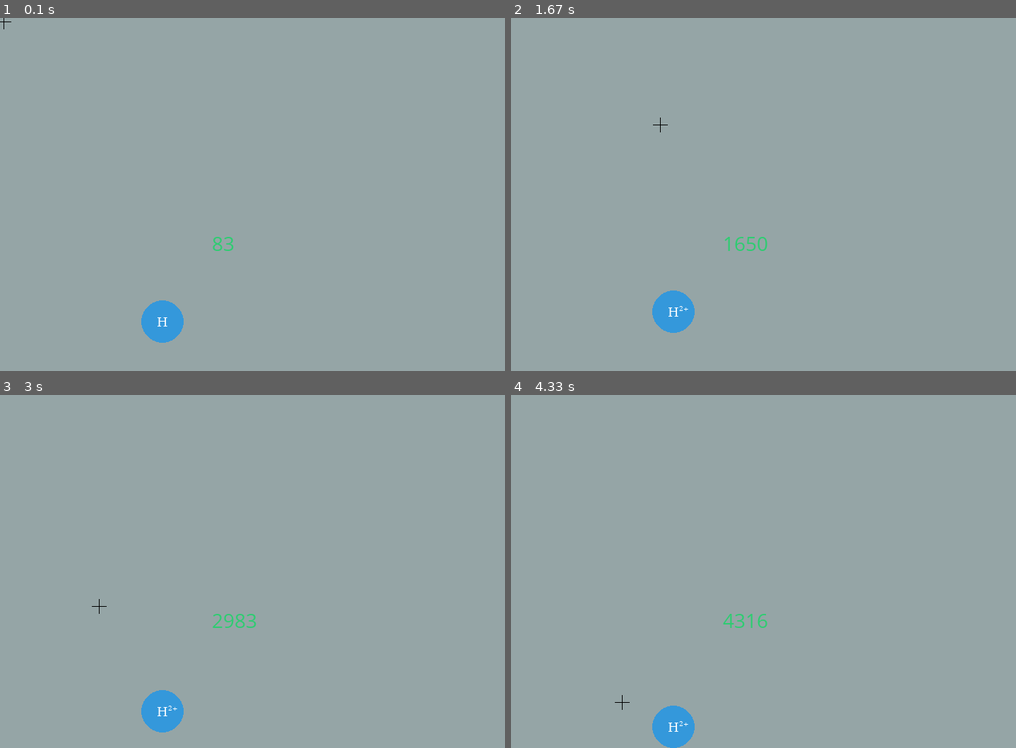
Above: before the commit, frames 1-4 (two rows, left to right).
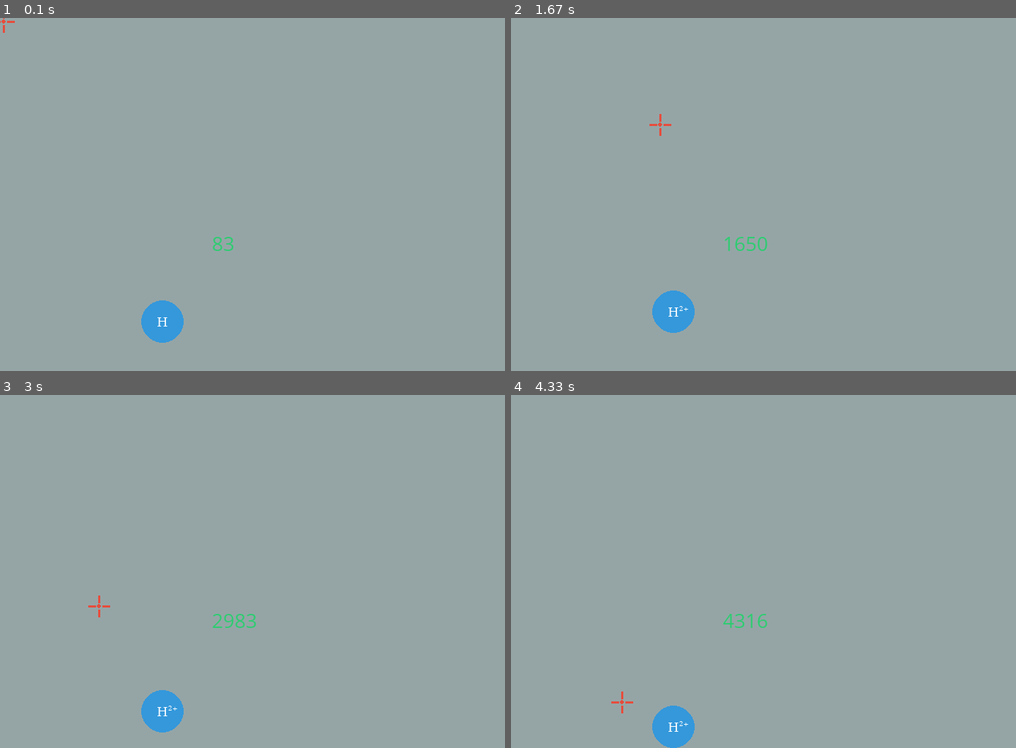
Above: after the commit, the same moments.

Repository: EdwGx/Asteroid-Pygame
Game: pygame game, started from MainGame.py
The game is run twice, just before and just after one commit, with the same random seed, the same clock (stepped at 60 frames per second) and the same inputs.
Inputs (mouse positions are in pixels of both pictures, inside the frame that each line leads up to):
- Up to frame 1 (0.1 s): no input
- Up to frame 2 (1.67 s): tap Space at 0.33, 0.73, 1.03 s; move the mouse to (657, 198) at 0.7 s; tap A at 0.82 s; click (1000, 318) at 1.22 s; click (662, 123) at 1.55 s
- Up to frame 3 (3 s): click (282, 613) at 1.88 s; click (202, 497) at 2.22 s; click (479, 663) at 2.55 s; click (101, 606) at 2.88 s
- Up to frame 4 (4.33 s): click (627, 504) at 3.22 s; click (662, 635) at 3.55 s; click (995, 652) at 3.88 s; click (622, 702) at 4.22 s

The runs differ from the first frame. In frame 1, less than 0.1% of the frame differs, in the area x 0-3%, y 0-5%; in frame 2, less than 0.1%, in the area x 27-32%, y 27-34%; in frame 3, less than 0.1%; in frame 4, less than 0.1%.

Commit message:
Fix mouse drawing

Diff:
--- a/MainGame.py
+++ b/MainGame.py
@@ -10,15 +10,16 @@
 turquoise =  (26, 188, 156)
 grey = (149, 165, 166)
 
-
-class Atom(pygame.sprite.Sprite):
+class Atom(pygame.sprite.DirtySprite):
     def __init__ (self,at_num):
-        pygame.sprite.Sprite.__init__(self)
+        #Lower than block and mouse
+        self._layer = 2
+        pygame.sprite.DirtySprite.__init__(self,full_list,atom_list)
         #basic init
         self.radius = 30
         self.ion = 0
         self.atomic = at_num
-        self.shell = chemistry.get_shells
+        self.shell = chemistry.get_shells(at_num)
 
         #shape
         self.redraw()
@@ -54,9 +55,6 @@
                          self.radius-int(symbolLabel.get_height()/2)))
 
 
-
-
-
 class PlayerAtom(Atom):
     def __init__ (self,at_num,posX,posY):
         Atom.__init__(self,at_num)
@@ -74,31 +72,49 @@
         self.fallBeginY = self.rect.y
         self.freeFall = True
 
+def draw_mouse():
+    global mX,mY
+    line_len = 10
+    from_center = 5
+    # - part
+    pygame.draw.line(screen,red,
+                     (mX-line_len-from_center,mY),
+                     (mX-from_center,mY),3)
+    pygame.draw.line(screen,red,
+                     (mX+line_len+from_center,mY),
+                     (mX+from_center,mY),3)
+    # | part
+    pygame.draw.line(screen,red,
+                     (mX,mY-line_len-from_center),
+                     (mX,mY-from_center),3)
+    pygame.draw.line(screen,red,
+                     (mX,mY+line_len+from_center),
+                     (mX,mY+from_center),3)
+    # center part
+    pygame.draw.circle(screen,red,(mX,mY),3,0)
+
 
 def freeFall(time_after,start_y):
     return int((start_y + (9.81* time_after * time_after / 1000000)))
 
-def draw_mouse():
-    pos = pygame.mouse.get_pos()
-    global screen
-    pygame.draw.line(screen,black,(pos[0]+10,pos[1]),(pos[0]-10,pos[1]),1)
-    pygame.draw.line(screen,black,(pos[0],pos[1]+10),(pos[0],pos[1]-10),1)
+
 
 
 pygame.init()
+#Things must be do first
+full_list = pygame.sprite.LayeredUpdates()
+atom_list = pygame.sprite.LayeredUpdates()
+pygame.mouse.set_visible(False)
 
-pygame.mouse.set_visible = False
-
+#Def varibles
 sizeX = 800
 sizeY = 500
 screen = pygame.display.set_mode([sizeX,sizeY])
 font = pygame.font.SysFont("comicsansms",30)
-
 pygame.display.set_caption("My Game")
 
-d_list = pygame.sprite.Group()
+#init player
 player = PlayerAtom(1,200,400)
-d_list.add(player)
 moveY = False
 
 
@@ -127,19 +143,23 @@
     if moveY:
         player.rect.y -= 2
 
+    mX = (pygame.mouse.get_pos())[0]
+    mY = (pygame.mouse.get_pos())[1]
     frames = 60
+    #logic
+    coll_mouse_list = atom_list.get_sprites_at((mX,mY))
 
-
+    #draw
     screen.fill(grey)
     t = pygame.time.get_ticks()
     timeLabel = font.render(str(t),True,green)
     screen.blit(timeLabel,(300,300))
 
-    #fpsLabel = font.render(str(pygame.time.Clock.get_fps()),True,green)
-    #screen.blit(fpsLabel,(300,300))
+    full_list.update()
+    full_list.draw(screen)
+
     draw_mouse()
-    d_list.update()
-    d_list.draw(screen)
+    #draw end
 
     pygame.display.flip()
     clock.tick(frames)
